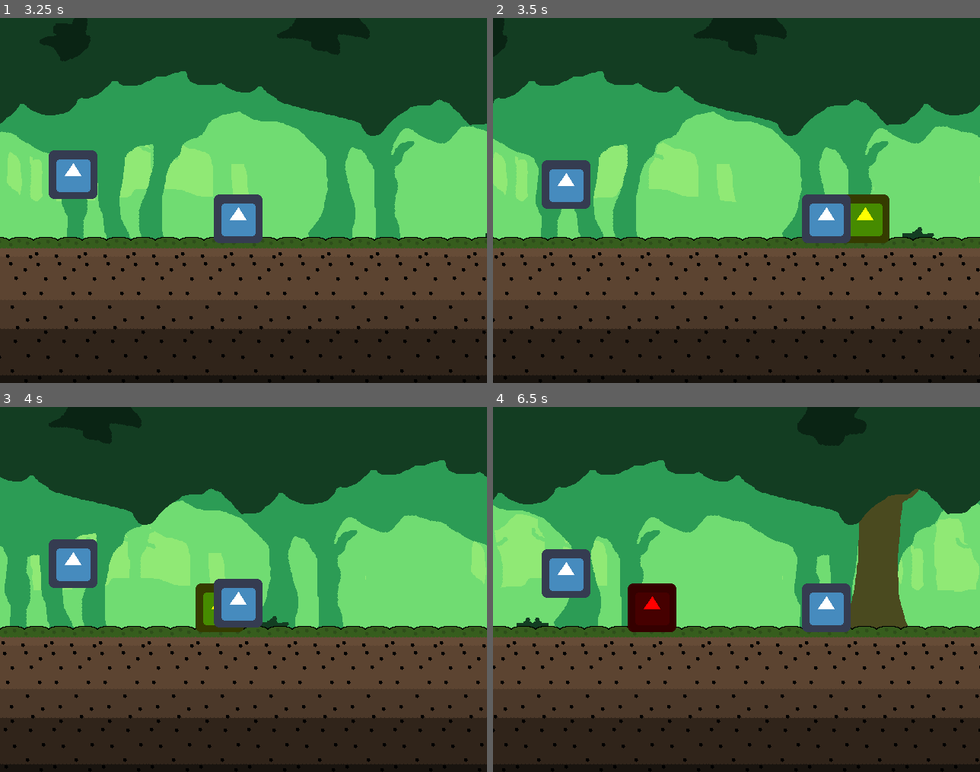
Above: before the commit, frames 1-4 (two rows, left to right).
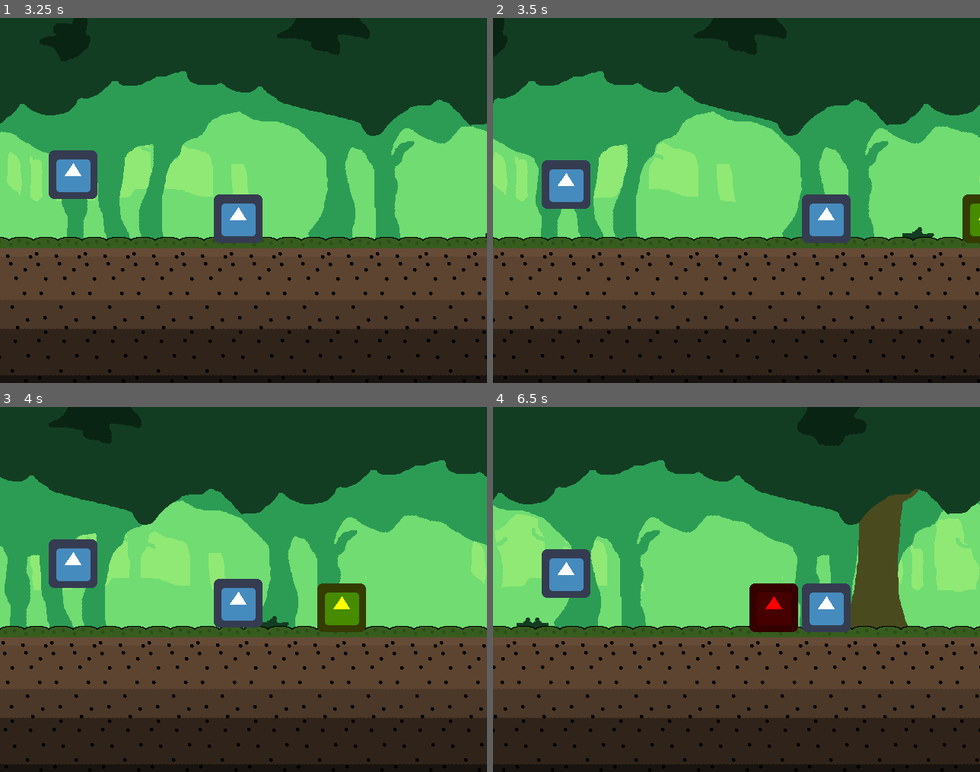
Above: after the commit, the same moments.

Repository: Gravedigger7789/spider-scramble
Game: Godot game, scene res://src/Level/Sandbox1.tscn
The game is run twice, just before and just after one commit, with the same random seed, the same clock (stepped at 60 frames per second) and the same inputs. This scene is started directly instead of the project's main scene. The engine's default icon, where the game draws it, is replaced by a stand-in: a white triangle on a blue panel in a dark square.
Inputs:
- Up to frame 1 (3.25 s): tap Z (attack) every 0.75 s from 0.6 to 2.85 s; tap Up (jump) at 0.77, 1.52, 3.02 s
- Up to frame 2 (3.5 s): no input
- Up to frame 3 (4 s): tap Z (attack) at 3.6 s; tap Up (jump) at 3.77 s
- Up to frame 4 (6.5 s): tap Z (attack) at 4.35, 5.1, 5.85 s; tap Up (jump) at 4.52, 6.02 s

Frame 1 is identical in both runs. In frame 2, 1.5% of the frame differs, in the area x 72-100%, y 48-62%; in frame 3, 1.9%; in frame 4, 2.6%, in the area x 27-63%, y 48-62%.

Commit message:
Moved obstacle spawn off screen

Diff:
--- a/src/Level/Sandbox1.tscn
+++ b/src/Level/Sandbox1.tscn
@@ -32,4 +32,4 @@
 }
 
 [node name="ObstacleSpawner" parent="." instance=ExtResource( 3 )]
-position = Vector2( 608, 256 )
+position = Vector2( 768, 256 )
